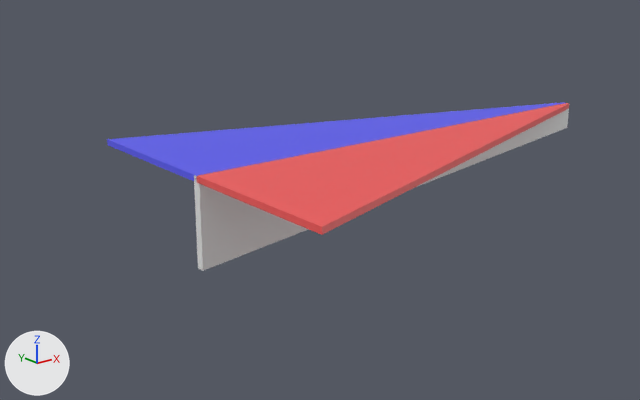
The FBX model Assets/Models/PaperPlane.fbx: old version first, new version second.
Before and after are seen from a 50 mm lens placed at (-7.37, -7.44, 3.26), pointed at (-0.93, 0.62, 0.04). Arrows for +X, +Y and +Z are at lower left; the lights stay in place.

The scene before the commit, as lines of its bpy script (objects in view):
```python
me_cube_001 = bpy.data.meshes.new('Cube.001')
me_cube_001.from_pydata([(-1.0, -1.0, -1.0), (-1.0, -1.0, 1.0), (-1.0, 1.0, -1.0), (-1.0, 1.0, 1.0), (1.0, -1.0, 0.32), (1.0, -1.0, 1.0), (1.0, 1.0, 0.32), (1.0, 1.0, 1.0)], [], [(0, 1, 3, 2), (2, 3, 7, 6), (6, 7, 5, 4), (4, 5, 1, 0), (2, 6, 4, 0), (7, 3, 1, 5)])
me_cube_003 = bpy.data.meshes.new('Cube.003')
me_cube_003.from_pydata([(-2.0, -1.48, -2.0), (-2.0, -1.48, 0.0), (-2.0, 0.52, -2.0), (-2.0, 0.52, 0.0), (0.0, -1.48, -0.05), (0.0, -1.48, 0.0), (0.0, 0.52, -0.05), (0.0, 0.52, 0.0)], [], [(0, 1, 3, 2), (2, 3, 7, 6), (6, 7, 5, 4), (4, 5, 1, 0), (2, 6, 4, 0), (7, 3, 1, 5)])
me_cube_003.materials.append(mat_material_001)  # red #f35959
me_cube_004 = bpy.data.meshes.new('Cube.004')
me_cube_004.from_pydata([(-2.0, -0.27, -2.0), (-2.0, -0.27, 0.0), (-2.0, 1.73, -2.0), (-2.0, 1.73, 0.0), (0.0, -0.27, -0.05), (0.0, -0.27, 0.0), (0.0, 1.73, -0.05), (0.0, 1.73, 0.0)], [], [(0, 1, 3, 2), (2, 3, 7, 6), (6, 7, 5, 4), (4, 5, 1, 0), (2, 6, 4, 0), (7, 3, 1, 5)])
me_cube_004.materials.append(mat_material_002)  # blue #5959f3
ob_body = bpy.data.objects.new('Body', me_cube_001)
ob_body.location = (0.0, 0.0, 0.344)
ob_body.scale = (3.0, 0.05, 0.5)
ob_leftwing = bpy.data.objects.new('LeftWing', me_cube_004)
ob_leftwing.parent = ob_body
ob_leftwing.location = (0.998, -0.0742, 0.885)
ob_leftwing.rotation_euler = (1.571, 0.0, 0.0)  # degrees (90, 0, 0)
ob_leftwing.scale = (1.0, 0.0714, 20.0)
ob_rightwing = bpy.data.objects.new('RightWing', me_cube_003)
ob_rightwing.parent = ob_body
ob_rightwing.location = (0.997, -0.052, 0.902)
ob_rightwing.rotation_euler = (-1.571, 0.0, 0.0)  # degrees (-90, 0, 0)
ob_rightwing.scale = (1.0, 0.0714, 20.0)
```
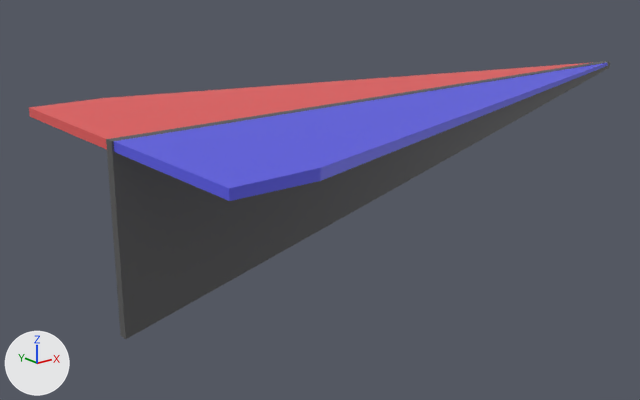
Changed parts and their boxes (x1, y1, x2, y2) in the pictures (640 x 400 px):
'RightWing', recoloured, reshaped, moved, turned, rescaled: before (197, 103, 569, 235); after (114, 63, 608, 201)
'Body', recoloured, reshaped, moved, rescaled (34% wider, 71% taller): before (194, 109, 569, 271); after (106, 61, 610, 339)
'LeftWing', recoloured, reshaped, moved, turned, rescaled: before (107, 102, 564, 181); after (29, 63, 588, 149)

The change, as a diff of the scene's bpy script:
```diff
--- a/Assets/Models/PaperPlane.fbx.py
+++ b/Assets/Models/PaperPlane.fbx.py
@@ me_cube_001 @@
 me_cube_001.from_pydata(...)  # 8 vertices, 6 faces; spans x -1.0..1.0, y -1.0..1.0, z -1.0..1.0
 # used by ob_body; location = (0.0, 0.0, 0.344); scale = (3.0, 0.05, 0.5)
-me_cube_001.vertices[0].co = (-1.0, -1.0, -1.0)  # pixel (203, 270)
-me_cube_001.vertices[1].co = (-1.0, -1.0, 1.0)  # pixel (199, 177)
-me_cube_001.vertices[2].co = (-1.0, 1.0, -1.0)  # pixel (197, 267)
-me_cube_001.vertices[3].co = (-1.0, 1.0, 1.0)  # pixel (193, 175)
-me_cube_001.vertices[4].co = (1.0, -1.0, 0.32)  # pixel (567, 127)
-me_cube_001.vertices[5].co = (1.0, -1.0, 1.0)  # pixel (569, 103)
-me_cube_001.vertices[6].co = (1.0, 1.0, 0.32)
-me_cube_001.vertices[7].co = (1.0, 1.0, 1.0)  # pixel (563, 102)
+# me_cube_001 part 3
+me_cube_001.vertices[0].co = (-3.91, 0.01, -1.0)  # pixel (120, 335)
+me_cube_001.vertices[1].co = (-3.91, 0.01, 1.0)  # pixel (106, 139)
+me_cube_001.vertices[2].co = (-3.91, -0.1, -1.0)  # pixel (125, 339)
+me_cube_001.vertices[3].co = (-3.91, -0.1, 1.0)  # pixel (111, 141)
+me_cube_001.vertices[4].co = (3.91, 0.01, 0.92)
+me_cube_001.vertices[5].co = (3.91, 0.01, 1.0)  # pixel (603, 60)
+me_cube_001.vertices[6].co = (3.91, -0.1, 0.92)  # pixel (609, 67)
+me_cube_001.vertices[7].co = (3.91, -0.1, 1.0)  # pixel (610, 61)
+me_cube_001.materials.append(mat_material_004)  # dark grey #595959
@@ me_cube_003 @@
 me_cube_003.from_pydata(...)  # 8 vertices, 6 faces; spans x -2.0..0.0, y -1.48..0.52, z -2.0..0.0
 # used by ob_rightwing; parent = ob_body; location = (0.997, -0.052, 0.902); rotation_euler = (-1.571, 0.0, 0.0), in degrees (-90, 0, 0); scale = (1.0, 0.0714, 20.0)
-me_cube_003.vertices[0].co = (-2.0, -1.48, -2.0)  # pixel (321, 226)
-me_cube_003.vertices[1].co = (-2.0, -1.48, 0.0)  # pixel (196, 175)
-me_cube_003.vertices[2].co = (-2.0, 0.52, -2.0)  # pixel (321, 234)
-me_cube_003.vertices[3].co = (-2.0, 0.52, 0.0)  # pixel (196, 182)
-me_cube_003.vertices[4].co = (0.0, -1.48, -0.05)  # pixel (569, 103)
-me_cube_003.vertices[5].co = (0.0, -1.48, 0.0)  # pixel (566, 102)
-me_cube_003.vertices[6].co = (0.0, 0.52, -0.05)  # pixel (568, 108)
-me_cube_003.vertices[7].co = (0.0, 0.52, 0.0)
-me_cube_003.materials.append(mat_material_001)  # red #f35959
+# me_cube_003 part 2
+me_cube_003.vertices[0].co = (-7.73, -0.01, 0.03)  # pixel (111, 140)
+me_cube_003.vertices[1].co = (-7.73, -0.01, 0.13)
+me_cube_003.vertices[2].co = (-7.73, 1.97, 0.03)  # pixel (229, 188)
+me_cube_003.vertices[3].co = (-7.73, 1.97, 0.13)  # pixel (229, 201)
+me_cube_003.vertices[4].co = (0.02, 0.03, 0.03)  # pixel (608, 62)
+me_cube_003.vertices[5].co = (0.02, 0.03, 0.08)  # pixel (608, 65)
+me_cube_003.vertices[6].co = (-6.85, 1.97, 0.02)  # pixel (320, 167)
+me_cube_003.vertices[7].co = (-6.85, 1.97, 0.13)  # pixel (320, 180)
+me_cube_003.materials.append(mat_material_012)  # blue #5959e7
@@ me_cube_004 @@
 me_cube_004.from_pydata(...)  # 8 vertices, 6 faces; spans x -2.0..0.0, y -0.27..1.73, z -2.0..0.0
 # used by ob_leftwing; parent = ob_body; location = (0.998, -0.0742, 0.885); rotation_euler = (1.571, 0.0, 0.0), in degrees (90, 0, 0); scale = (1.0, 0.0714, 20.0)
-me_cube_004.vertices[0].co = (-2.0, -0.27, -2.0)  # pixel (107, 145)
-me_cube_004.vertices[1].co = (-2.0, -0.27, 0.0)  # pixel (196, 182)
-me_cube_004.vertices[2].co = (-2.0, 1.73, -2.0)  # pixel (107, 139)
-me_cube_004.vertices[3].co = (-2.0, 1.73, 0.0)  # pixel (196, 175)
-me_cube_004.vertices[4].co = (0.0, -0.27, -0.05)
-me_cube_004.vertices[5].co = (0.0, -0.27, 0.0)
-me_cube_004.vertices[6].co = (0.0, 1.73, -0.05)  # pixel (563, 102)
-me_cube_004.vertices[7].co = (0.0, 1.73, 0.0)  # pixel (566, 102)
-me_cube_004.materials.append(mat_material_002)  # blue #5959f3
+# me_cube_004 part 1
+me_cube_004.vertices[0].co = (-7.66, -0.03, -0.03)
+me_cube_004.vertices[1].co = (-7.66, -0.03, 0.07)  # pixel (110, 140)
+me_cube_004.vertices[2].co = (-7.66, 1.96, -0.03)  # pixel (29, 116)
+me_cube_004.vertices[3].co = (-7.66, 1.96, 0.07)  # pixel (28, 107)
+me_cube_004.vertices[4].co = (0.09, 0.02, 0.03)
+me_cube_004.vertices[5].co = (0.09, 0.02, 0.07)  # pixel (602, 61)
+me_cube_004.vertices[6].co = (-6.77, 1.96, -0.04)
+me_cube_004.vertices[7].co = (-6.77, 1.96, 0.07)  # pixel (104, 97)
+me_cube_004.materials.append(mat_material_011)  # red #e75959
@@ ob_body @@
 ob_body = bpy.data.objects.new('Body', me_cube_001)
-ob_body.location = (0.0, 0.0, 0.344)
-ob_body.scale = (3.0, 0.05, 0.5)
+ob_body.location = (0.0, 0.055, 0.344)
@@ ob_rightwing @@
 ob_rightwing.parent = ob_body
-ob_rightwing.location = (0.997, -0.052, 0.902)
-ob_rightwing.rotation_euler = (-1.571, 0.0, 0.0)  # degrees (-90, 0, 0)
-ob_rightwing.scale = (1.0, 0.0714, 20.0)
+ob_rightwing.location = (3.846, -0.0667, 1.027)
+ob_rightwing.rotation_euler = (-3.142, 0.0, 0.0)  # degrees (-180, 0, 0)
@@ ob_leftwing @@
 ob_leftwing.parent = ob_body
-ob_leftwing.location = (0.998, -0.0742, 0.885)
-ob_leftwing.rotation_euler = (1.571, 0.0, 0.0)  # degrees (90, 0, 0)
-ob_leftwing.scale = (1.0, 0.0714, 20.0)
+ob_leftwing.location = (3.773, -0.0136, 0.917)
```
